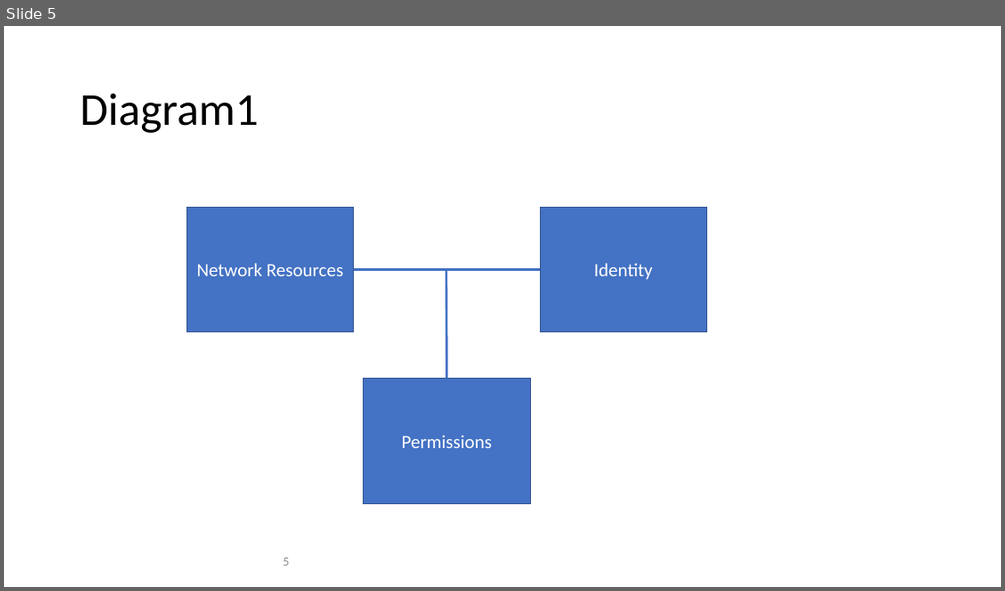
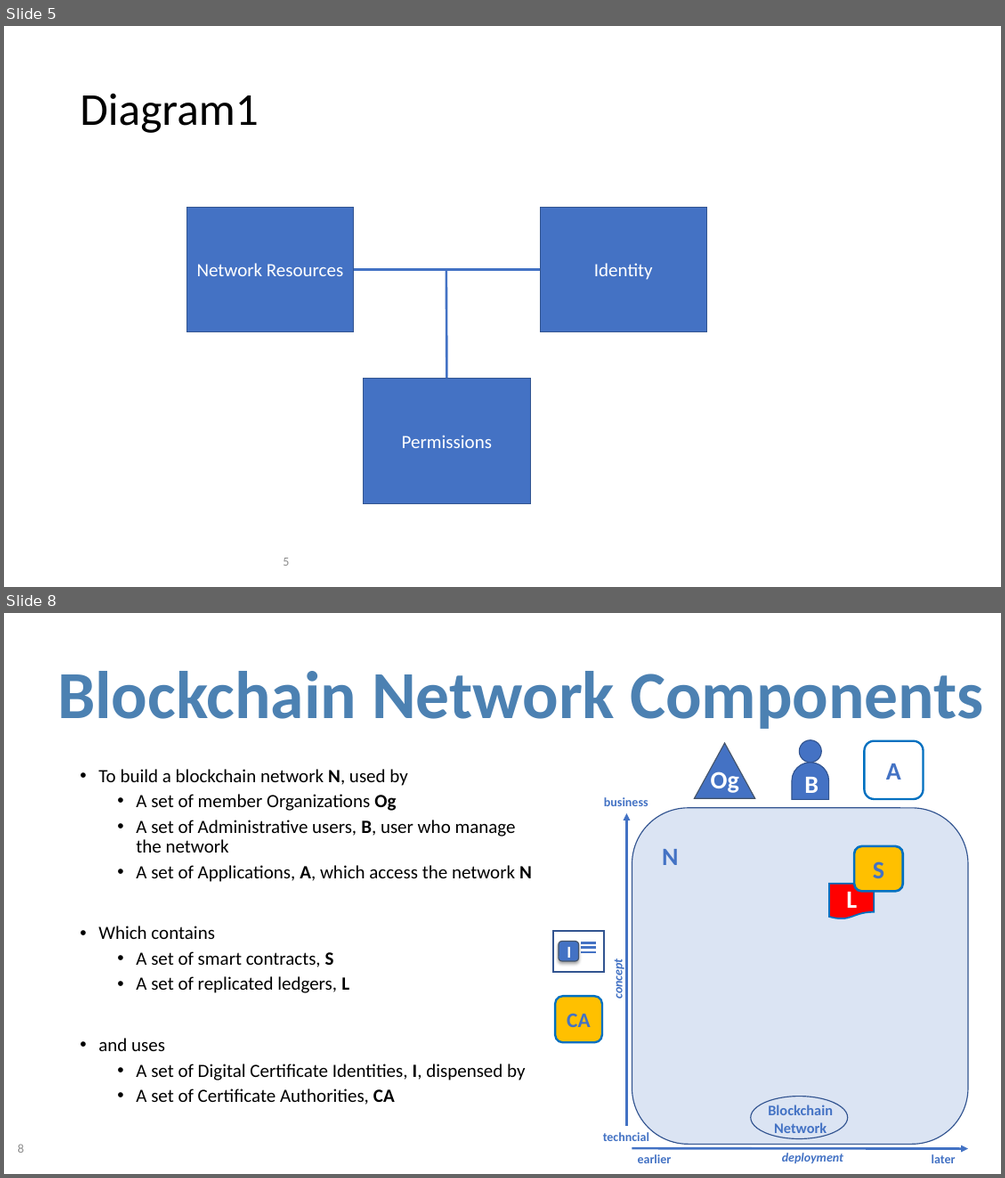
Before and after one commit to FabricTOC/FabricTOC, a slide deck: docs/OtherSourceMaterial/Diagrams.pptx. Shown one above the other, each under a label of ours: slide 5 before the commit, slides 5 and 8 after it; the slides between them are not shown. The pictures are 1005x591 and 1005x1178 pixels, drawn with LibreOffice and Linux fonts; fonts in the diff are those of the drawing. Boxes give left, top, right and bottom in pixels: in the first picture for what was removed or moved away, otherwise in the second. Text is boxed around its words. In the diff, an @@ line names an element or a change of style, - is before the commit and + after.

Commit message:
Concepts merge

```diff
--- a/docs/OtherSourceMaterial/Diagrams.pptx
+++ b/docs/OtherSourceMaterial/Diagrams.pptx
@@ slide 8 added at bbox=[4, 613, 1001, 1174], background #FFFFFF @@
@@ title added at bbox=[57, 671, 984, 729], 64.8 pt, text #4C81B2, bold @@
+Blockchain Network Components
@@ triangle added at bbox=[695, 743, 755, 798], fill #4472C4, outline #44546A 1 pt @@
@@ ellipse added at bbox=[800, 740, 822, 763], fill #4472C4, outline #325491 1 pt @@
@@ rounded rectangle added at bbox=[865, 741, 923, 799], fill #FFFFFF, outline #0070C0 2 pt, 24 pt, text #4372C4, bold @@
+A
@@ text added at bbox=[98, 769, 532, 1104], 18 pt, text #000000 @@
+• To build a blockchain network N, used by
+  • A set of member Organizations Og
+  • A set of Administrative users, B, user who manage the network
+  • A set of Applications, A, which access the network N
+• Which contains
+  • A set of smart contracts, S
+  • A set of replicated ledgers, L
+• and uses
+  • A set of Digital Certificate Identities, I, dispensed by
+  • A set of Certificate Authorities, CA
@@ text added at bbox=[711, 768, 739, 793], 24 pt, text #FFFFFF, bold @@
+Og
@@ round same rect added at bbox=[793, 763, 830, 800], fill #4472C4, outline #325491 1 pt, 24 pt, text #FFFFFF, bold @@
+B
@@ text added at bbox=[604, 797, 648, 806], 12 pt, text #4372C4, bold @@
+business
@@ arrow added from (627, 1126) to (627, 813), #4372C4 2.25 pt @@
@@ rounded rectangle added at bbox=[632, 808, 968, 1144], fill #DBE4F3, outline #325491 1 pt @@
@@ text added at bbox=[662, 849, 678, 865], 24 pt, text #4372C4, bold @@
+N
@@ rounded rectangle added at bbox=[854, 846, 903, 892], fill #FFC000, outline #0070C0 2.25 pt, 24 pt, text #4372C4, bold @@
+S
@@ flow chart document added at bbox=[830, 884, 874, 919], fill #FF0000, outline #0070C0 1.5 pt, 24 pt, text #FFFFFF, bold @@
+L
@@ group added at bbox=[554, 931, 605, 972]: 3 lines, 1 rectangle, 1 rounded rectangle @@
+I
@@ text added at bbox=[610, 962, 625, 997], 12 pt, text #4372C4, bold, italic @@
+concept
@@ rounded rectangle added at bbox=[555, 996, 602, 1042], fill #FFC000, outline #0070C0 2 pt, 20 pt, text #4372C4, bold @@
+CA
@@ ellipse added at bbox=[751, 1096, 849, 1139], fill #DBE4F3, outline #325491 1 pt @@
@@ text added at bbox=[768, 1104, 833, 1137], 14 pt, text #4372C4, bold @@
+Blockchain Network
@@ page number added at bbox=[17, 1143, 24, 1152], 12 pt, text #8C8C8C @@
+8
@@ text added at bbox=[603, 1132, 649, 1141], 12 pt, text #4372C4, bold @@
+techncial
@@ arrow added from (632, 1149) to (968, 1149), #4372C4 2.25 pt @@
@@ text added at bbox=[638, 1154, 672, 1163], 12 pt, text #4372C4, bold @@
+earlier
@@ text added at bbox=[782, 1152, 843, 1163], 12 pt, text #4372C4, bold, italic @@
+deployment
@@ text added at bbox=[931, 1154, 955, 1163], 12 pt, text #4372C4, bold @@
+later
```
Also in this commit, not shown: 3 other slides added, 5 other files.
